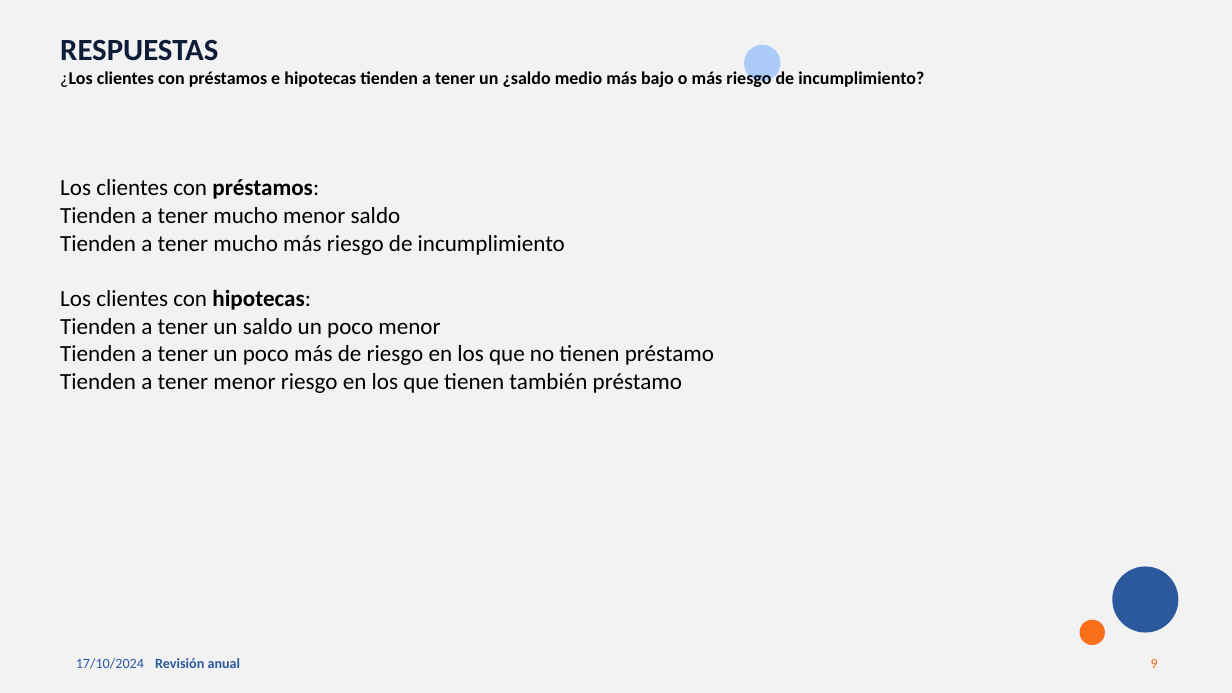
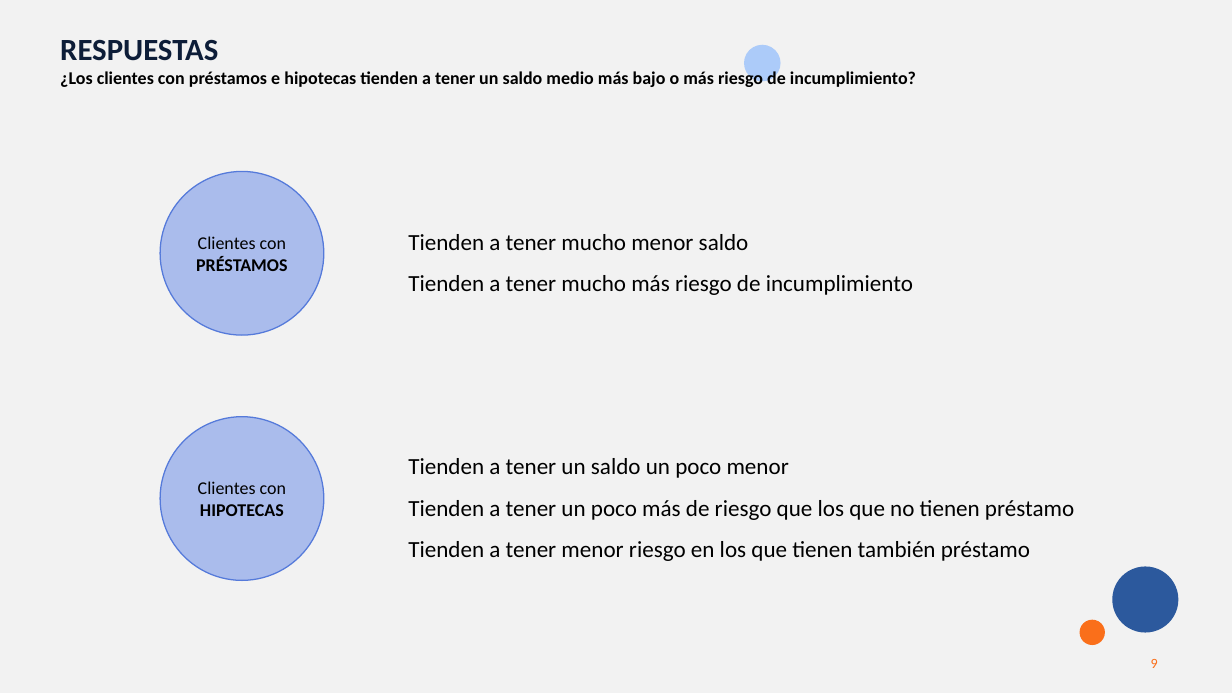
Before and after one commit to MarinaTorba/PersonalDataProrjects, a slide deck: slide 9 of Equip_B/results/S2_Presentacion_Finanzas.pptx. Drawn at 1232x693 pixels with LibreOffice and Linux fonts; fonts in the diff are those of the drawing. Boxes give left, top, right and bottom in pixels: in the first picture for what was removed or moved away, otherwise in the second. Text is boxed around its words. In the diff, an @@ line names an element or a change of style, - is before the commit and + after.

```diff
--- a/Equip_B/results/S2_Presentacion_Finanzas.pptx
+++ b/Equip_B/results/S2_Presentacion_Finanzas.pptx
@@ text at [60, 70, 916, 87]: text changed @@
-¿Los clientes con préstamos e hipotecas tienden a tener un ¿saldo medio más bajo o más riesgo de incumplimiento?
+¿Los clientes con préstamos e hipotecas tienden a tener un saldo medio más bajo o más riesgo de incumplimiento?
@@ text at [60, 179, 319, 199]: paragraph removed @@
-Los clientes con préstamos:
@@ ellipse added at [160, 172, 323, 335], fill #AABCEC, outline #557ADA 1 pt, 14 pt, text #000000 @@
+Clientes con
+PRÉSTAMOS
@@ text "Tienden a tener mucho menor ...": place and size @@
-text "Tienden a tener mucho menor ..." at [60, 179, 714, 393]
+text "Tienden a tener mucho menor ..." at [408, 234, 913, 295]
@@ text "Tienden a tener mucho menor ..." at [408, 234, 913, 295]: line spacing 1 to 1.5 @@
@@ text at [60, 289, 714, 393]: paragraphs removed @@
-Los clientes con hipotecas:
-Tienden a tener un saldo un poco menor
-Tienden a tener un poco más de riesgo en los que no tienen préstamo
-Tienden a tener menor riesgo en los que tienen también préstamo
@@ ellipse added at [160, 417, 323, 580], fill #AABCEC, outline #557ADA 1 pt, 14 pt, text #000000 @@
+Clientes con
+HIPOTECAS
@@ text added at [408, 458, 1074, 561], 18 pt, text #000000 @@
+Tienden a tener un saldo un poco menor
+Tienden a tener un poco más de riesgo que los que no tienen préstamo
+Tienden a tener menor riesgo en los que tienen también préstamo
@@ rectangle added at [0, 647, 259, 693], fill #F2F2F2 @@
@@ text removed at [76, 658, 144, 669] @@
-17/10/2024
@@ text removed at [155, 658, 241, 668] @@
-Revisión anual
```
Also in this commit, not shown: 8 other slides changed.
